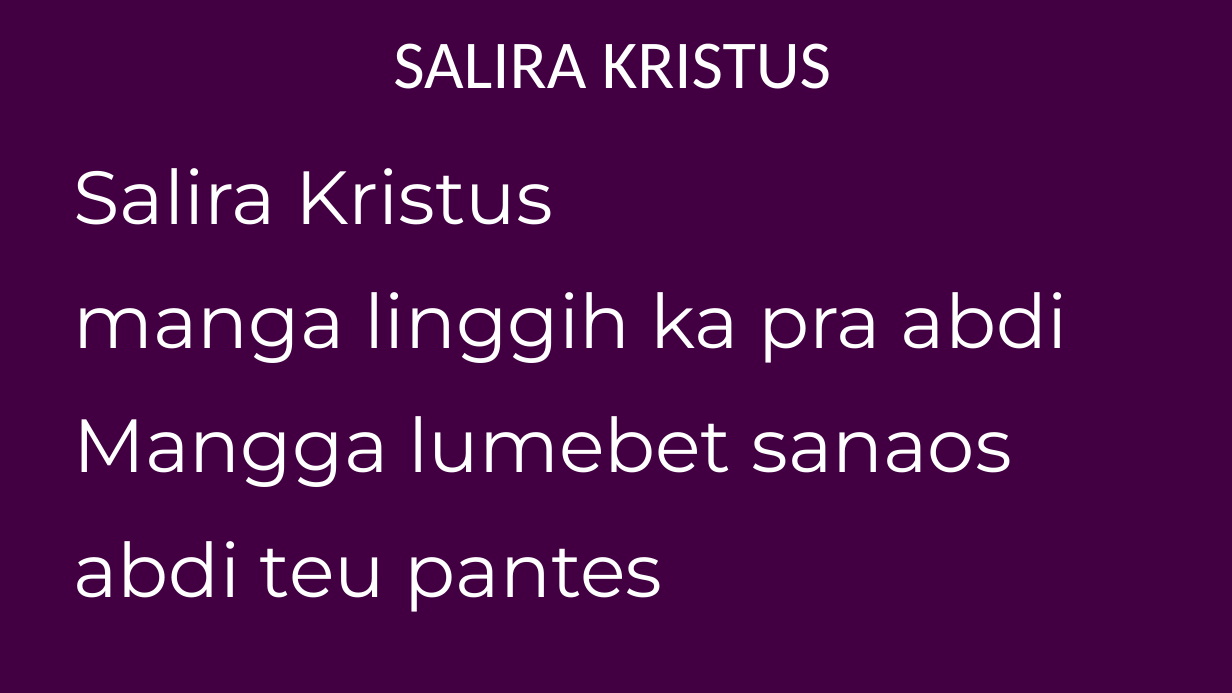
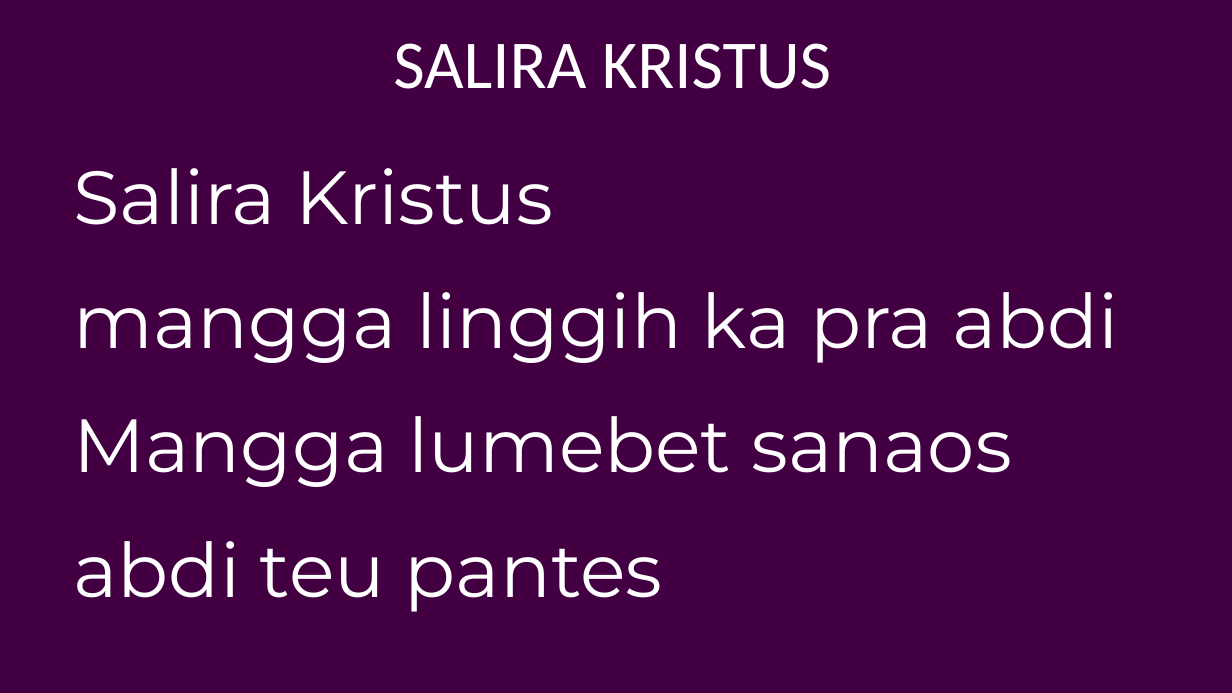
Before and after one commit to laurensius/Slide_Misa_KRC, a slide deck: slide 49 of 2021 02 tanggal 17 (Rabu Abu)/Bahasa Sunda (Pagi - Sore).pptx. Drawn at 1232x693 pixels with LibreOffice and Linux fonts; fonts in the diff are those of the drawing. Boxes give left, top, right and bottom in pixels: in the first picture for what was removed or moved away, otherwise in the second. Text is boxed around its words. In the diff, an @@ line names an element or a change of style, - is before the commit and + after.

```diff
--- a/2021 02 tanggal 17 (Rabu Abu)/Bahasa Sunda (Pagi - Sore).pptx
+++ b/2021 02 tanggal 17 (Rabu Abu)/Bahasa Sunda (Pagi - Sore).pptx
@@ text at [74, 292, 1119, 363]: text changed @@
-manga linggih ka pra abdi
+mangga linggih ka pra abdi
```
Also in this commit, not shown: 21 other slides changed, 31 other files.
